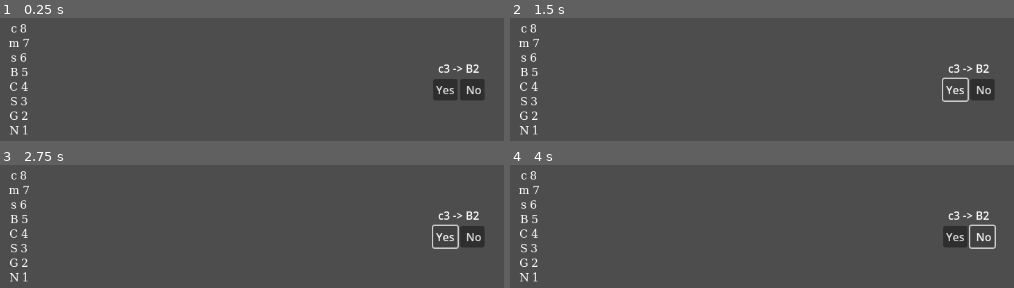
Above: before the commit, frames 1-4 (two rows, left to right).
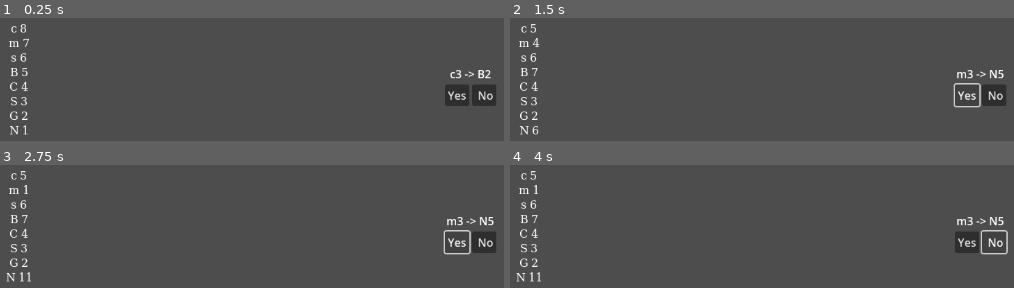
Above: after the commit, the same moments.

Repository: scarlettjclark/pencil-coloured-pirates
Game: Godot game, scene res://Scenes/trade_phase_ui.tscn
Same seed, same stepped clock (60 frames per second), same inputs: the game is played once before the commit and once after it.
Inputs:
- Up to frame 1 (0.25 s): no input
- Up to frame 2 (1.5 s): click "Yes" at 0.5 s; click "Yes" at 1.25 s
- Up to frame 3 (2.75 s): click "Yes" at 2 s
- Up to frame 4 (4 s): click "No" at 2.75 s

The runs differ from the first frame. In frame 1, 2.2% of the frame differs, in the area x 85-99%, y 37-72%; in frame 2, 2.3%; in frame 3, 2.5%; in frame 4, 2.5%, in the area x 1-99%, y 4-96%.

Commit message:
implemented multiple trades displayed in sequence

Diff:
--- a/prototype-trading-phase/Scenes/trade_phase_ui.tscn
+++ b/prototype-trading-phase/Scenes/trade_phase_ui.tscn
@@ -1,12 +1,13 @@
-[gd_scene load_steps=6 format=3 uid="uid://bwrumuw54jww7"]
+[gd_scene load_steps=7 format=3 uid="uid://bwrumuw54jww7"]
 
 [ext_resource type="PackedScene" uid="uid://dswfestiuvokn" path="res://Scenes/trade.tscn" id="1_fkhew"]
 [ext_resource type="Script" uid="uid://d2u7x3ah4yfet" path="res://Scripts/trade_phase_ui.gd" id="1_kytco"]
 [ext_resource type="Script" uid="uid://cy3xt5ygp7lhq" path="res://Scripts/goods_counters.gd" id="1_r1qp1"]
 [ext_resource type="PackedScene" uid="uid://1w5ii35frj82" path="res://Scenes/good_counter.tscn" id="2_westi"]
 [ext_resource type="Script" uid="uid://d0l3wr4fara0u" path="res://Scripts/goods.gd" id="4_kytco"]
+[ext_resource type="Script" uid="uid://b5pu13wpn8w2b" path="res://Scripts/trades_manager.gd" id="5_80cy2"]
 
-[node name="TradePhaseUI" type="Control"]
+[node name="TradePhaseUI" type="Control" node_paths=PackedStringArray("goods_counters")]
 layout_mode = 3
 anchors_preset = 15
 anchor_right = 1.0
@@ -14,21 +15,7 @@
 grow_horizontal = 2
 grow_vertical = 2
 script = ExtResource("1_kytco")
-
-[node name="Trade" parent="." node_paths=PackedStringArray("cost", "result") instance=ExtResource("1_fkhew")]
-layout_mode = 1
-cost = NodePath("Cost")
-result = NodePath("Result")
-
-[node name="Cost" type="Node" parent="Trade"]
-script = ExtResource("4_kytco")
-crew = 3
-metadata/_custom_type_script = "uid://d0l3wr4fara0u"
-
-[node name="Result" type="Node" parent="Trade"]
-script = ExtResource("4_kytco")
-booze = 2
-metadata/_custom_type_script = "uid://d0l3wr4fara0u"
+goods_counters = NodePath("GoodsCounters")
 
 [node name="GoodsCounters" type="VBoxContainer" parent="." node_paths=PackedStringArray("crew_counter", "munitions_counter", "supplies_counter", "booze_counter", "cloth_counter", "spices_counter", "gold_counter", "notoriety_counter", "store")]
 layout_mode = 1
@@ -86,5 +73,55 @@
 gold = 2
 notoriety = 1
 
-[connection signal="next_trade" from="Trade" to="." method="_on_next_trade"]
-[connection signal="trade_accepted" from="Trade" to="." method="_on_trade_accepted"]
+[node name="TradesManager" type="Control" parent="."]
+layout_mode = 1
+anchors_preset = 15
+anchor_right = 1.0
+anchor_bottom = 1.0
+grow_horizontal = 2
+grow_vertical = 2
+script = ExtResource("5_80cy2")
+
+[node name="Trade" parent="TradesManager" node_paths=PackedStringArray("cost", "result") instance=ExtResource("1_fkhew")]
+layout_mode = 1
+anchor_top = 0.4
+anchor_bottom = 0.6
+offset_right = 74.0
+offset_bottom = 58.0
+cost = NodePath("Cost")
+result = NodePath("Result")
+
+[node name="Cost" type="Node" parent="TradesManager/Trade"]
+script = ExtResource("4_kytco")
+crew = 3
+metadata/_custom_type_script = "uid://d0l3wr4fara0u"
+
+[node name="Result" type="Node" parent="TradesManager/Trade"]
+script = ExtResource("4_kytco")
+booze = 2
+metadata/_custom_type_script = "uid://d0l3wr4fara0u"
+
+[node name="Trade2" parent="TradesManager" node_paths=PackedStringArray("cost", "result") instance=ExtResource("1_fkhew")]
+visible = false
+layout_mode = 1
+anchor_top = 0.4
+anchor_bottom = 0.6
+offset_right = 74.0
+offset_bottom = 58.0
+cost = NodePath("Cost")
+result = NodePath("Result")
+
+[node name="Cost" type="Node" parent="TradesManager/Trade2"]
+script = ExtResource("4_kytco")
+munitions = 3
+metadata/_custom_type_script = "uid://d0l3wr4fara0u"
+
+[node name="Result" type="Node" parent="TradesManager/Trade2"]
+script = ExtResource("4_kytco")
+notoriety = 5
+metadata/_custom_type_script = "uid://d0l3wr4fara0u"
+
+[connection signal="next_trade" from="TradesManager/Trade" to="TradesManager" method="_on_next_trade"]
+[connection signal="trade_accepted" from="TradesManager/Trade" to="." method="_on_trade_accepted"]
+[connection signal="next_trade" from="TradesManager/Trade2" to="TradesManager" method="_on_next_trade"]
+[connection signal="trade_accepted" from="TradesManager/Trade2" to="." method="_on_trade_accepted"]
--- a/prototype-trading-phase/Scripts/trade_phase_ui.gd
+++ b/prototype-trading-phase/Scripts/trade_phase_ui.gd
@@ -2,11 +2,21 @@
 
 extends Control
 
+var store : Goods
+@export var goods_counters : GoodsCounters
 
 
+func _ready():
+	store = goods_counters.store
 
 func _on_trade_accepted(cost : Goods, result : Goods) -> void:
 	print("Trade accepted!" + cost.to_shorthand_label() + "->" + result.to_shorthand_label())
+	if (store.has_cost(cost)):
+		store.spend(cost)
+		store.add(result)
+		goods_counters.display_goods()
+	else:
+		push_error("Not enough to trade in store")
 
 func _on_next_trade():
 	print("Next trade!")
--- /dev/null
+++ b/prototype-trading-phase/Scripts/trades_manager.gd
@@ -0,0 +1,31 @@
+class_name TradesManager
+
+extends Control
+
+var trades_list : Array[Trade] = []
+var current_trade : Trade
+
+func _ready():
+	get_trades()
+	current_trade = trades_list[0]
+
+func get_trades() -> void:
+	var children : Array[Node] = get_children()
+	trades_list = []
+
+	for child in children:
+		if child is Trade:
+			trades_list.append(child)
+
+func _on_next_trade() -> void:
+	var is_next_trade = false
+
+	for trade in trades_list:
+		if trade == current_trade:
+			trade.hide()
+			is_next_trade = true
+		elif is_next_trade:
+			trade.show()
+			is_next_trade = false
+		else:
+			trade.hide()
Not shown, added: prototype-trading-phase/Scripts/trades_manager.gd.uid
